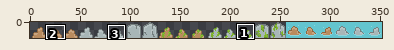
Sprite sheet, stored at rocks.png. Above, an overview of the earlier version with the close-up marked.
Close-up. Before the commit:
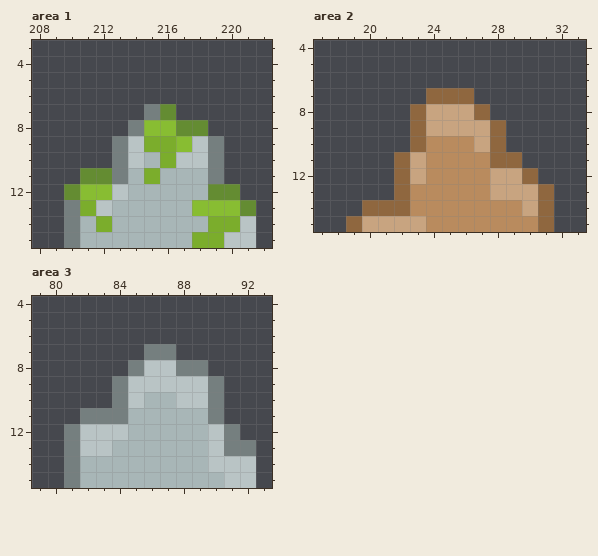
The file is 352x16 pixels. Shown: area 1: x 208..222, y 3..15; area 2: x 17..33, y 4..15; area 3: x 79..93, y 4..15. The commit also changed other parts of the picture, which this record leaves out.
After:
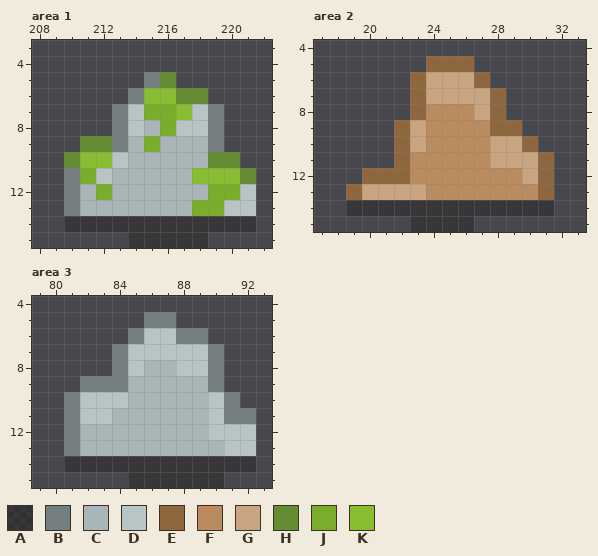
Palette (. is transparent): A #2d252580  B #757f7f  C #a8b6b7  D #b9c4c5  E #8f673f  F #b98b5e  G #c8a480  H #648c32  J #7bad2c  K #88bd32
The exact change:
Area 1:
y 5: x 215..216 .. -> BH
y 6: x 214..218 ..... -> BKKHH
y 7: x 213..219 ..BH... -> BDJJKDB
y 8: x 213..219 .BKKHH. -> BDCJDDB
y 9: x 211..212 .. -> HH; x 214 D -> C; x 216..218 JKD -> CCC
y 10: x 210..214 ...BD -> HKKDC; x 216..220 JDDB. -> CCCHH
y 11: x 210..213 .HHB -> BJDC; x 215 J -> C; x 218..221 CB.. -> KKKH
y 12: x 210..213 HKKD -> BCJC; x 219..221 HH. -> JJD
y 13: x 211..212 JD -> CC; x 218..221 KKKH -> JJDD
y 14: x 210..221 BCJCCCCCCJJD -> AAAAAAAAAAAA
y 15: x 210..221 BCCCCCCCJJDD -> ....AAAAA...
Area 2:
y 5: x 24..26 ... -> EEE
y 6: x 23..27 ..... -> EGGGE
y 7: x 23..28 .EEE.. -> EGGGGE
y 8: x 24..28 GGGE. -> FFFGE
y 9: x 22..27 .EGGGG -> EGFFFF; x 29 . -> E
y 10: x 22..23 .E -> EG; x 27..30 GE.. -> FGGE
y 11: x 23 G -> F; x 28..31 EE.. -> GGGE
y 12: x 20..21 .. -> EE; x 23 G -> F; x 28..31 GGE. -> FFGE
y 13: x 19..23 ...EF -> EGGGG; x 28..30 GGG -> FFF
y 14: x 19..31 .EEEFFFFFFFGE -> AAAAAAAAAAAAA
y 15: x 19..31 EGGGGFFFFFFFE -> ....AAAA.....
Area 3:
y 5: x 86..87 .. -> BB
y 6: x 85..89 ..... -> BDDBB
y 7: x 84..90 ..BB... -> BDDDDDB
y 8: x 84..90 .BDDBB. -> BDCCDDB
y 9: x 82..83 .. -> BB; x 85..89 DDDDD -> CCCCC
y 10: x 81..85 ...BD -> BDDDC; x 88..91 DDB. -> CCDB
y 11: x 81..84 .BBB -> BDDC; x 90..92 B.. -> DBB
y 12: x 82..84 DDD -> CCC; x 91..92 B. -> DD
y 13: x 82..83 DD -> CC; x 90..92 DBB -> CDD
y 14: x 81..92 BCCCCCCCCDDD -> AAAAAAAAAAAA
y 15: x 81..92 BCCCCCCCCCDD -> ....AAAAAA..
Changed places in both close-ups, as pixel boxes (x1, y1, x2, y2):
changed: (64, 72, 256, 248)
changed: (346, 56, 554, 232)
changed: (64, 312, 256, 488)
